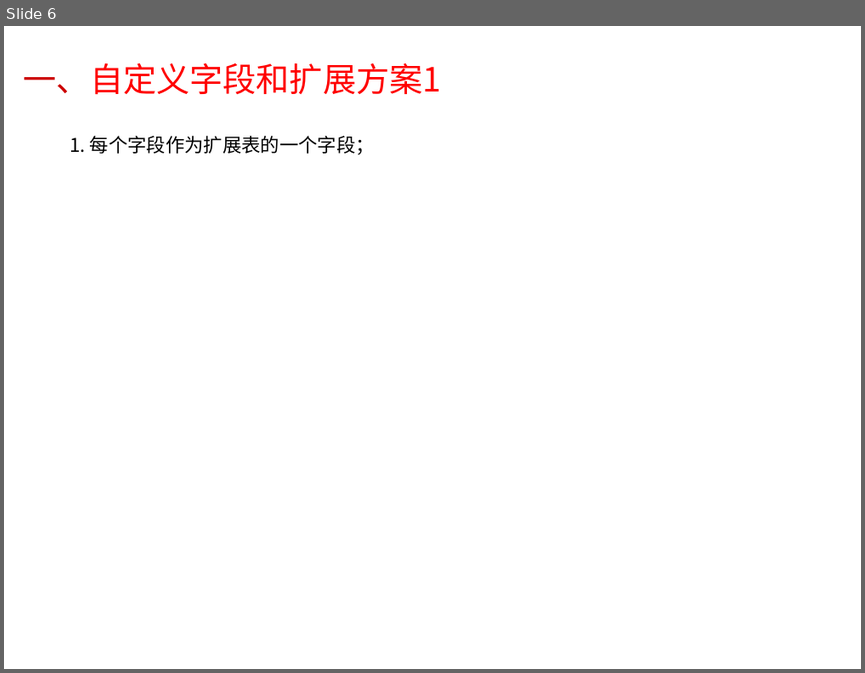
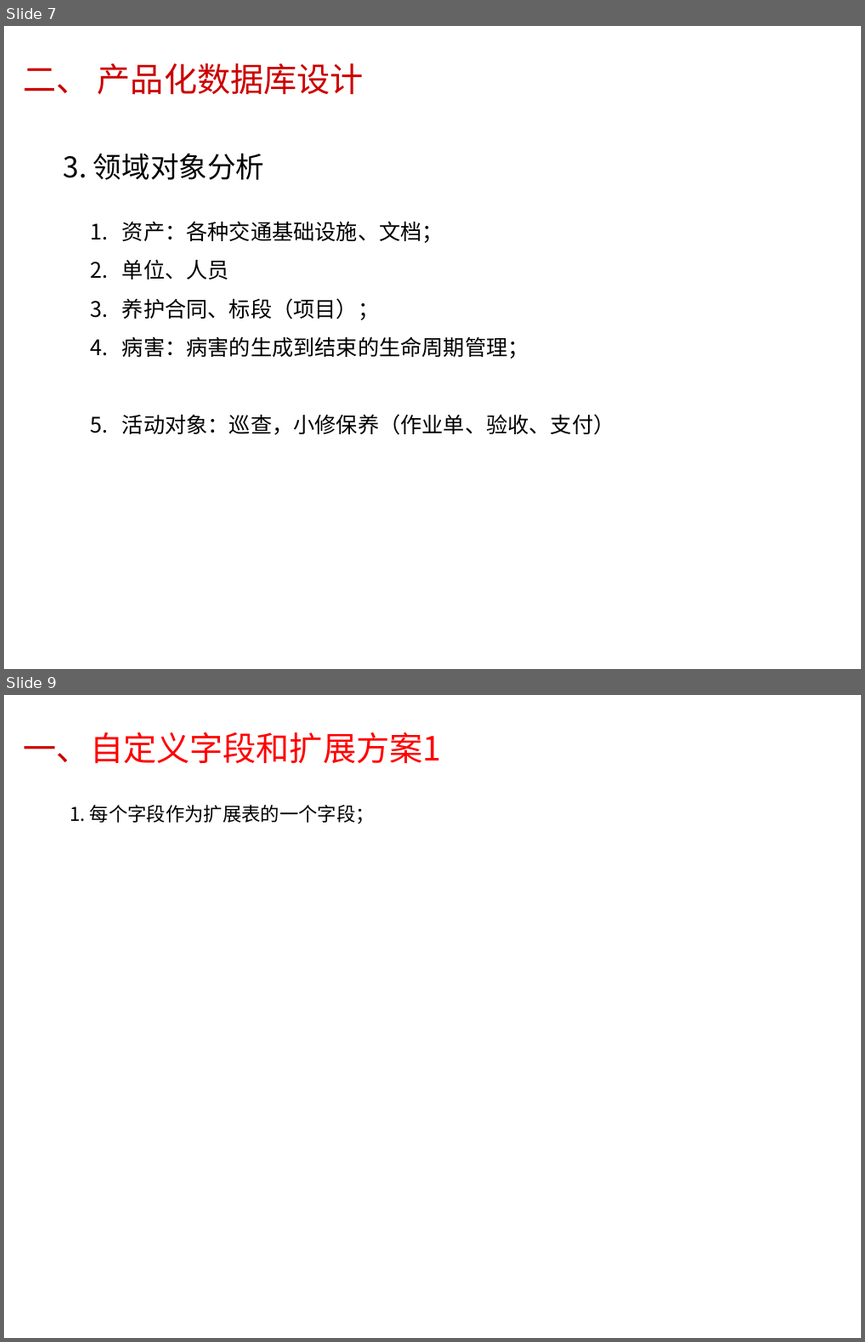
Before and after one commit to rxchl/SyncDoc, a slide deck: 数据库设计/公路养护数据库设计思路.pptx. Shown one above the other, each under a label of ours: slide 6 before the commit, slides 7 and 9 after it; the slides between them are not shown. The pictures are 865x673 and 865x1342 pixels, drawn with LibreOffice and Linux fonts; fonts in the diff are those of the drawing; background and template pictures are left out. Boxes give left, top, right and bottom in pixels: in the first picture for what was removed or moved away, otherwise in the second. Text is boxed around its words. In the diff, an @@ line names an element or a change of style, - is before the commit and + after.

```diff
--- a/数据库设计/公路养护数据库设计思路.pptx
+++ b/数据库设计/公路养护数据库设计思路.pptx
@@ slide 7 added at bbox=[4, 26, 861, 669], background picture (left out) @@
@@ title added at bbox=[24, 63, 364, 95], 28 pt, text #CC0000 @@
+二、 产品化数据库设计
@@ text added at bbox=[63, 153, 265, 180], 24 pt, text #000000 @@
+3. 领域对象分析
@@ text added at bbox=[122, 221, 615, 435], 18 pt, text #000000 @@
+1. 资产：各种交通基础设施、文档；
+2. 单位、人员
+3. 养护合同、标段（项目）；
+4. 病害：病害的生成到结束的生命周期管理；
+5. 活动对象：巡查，小修保养（作业单、验收、支付）
@@ what was slide 6 is now slide 9 @@
```
Also in this commit, not shown: 4 slides changed, 2 other slides added, 5 other files.
